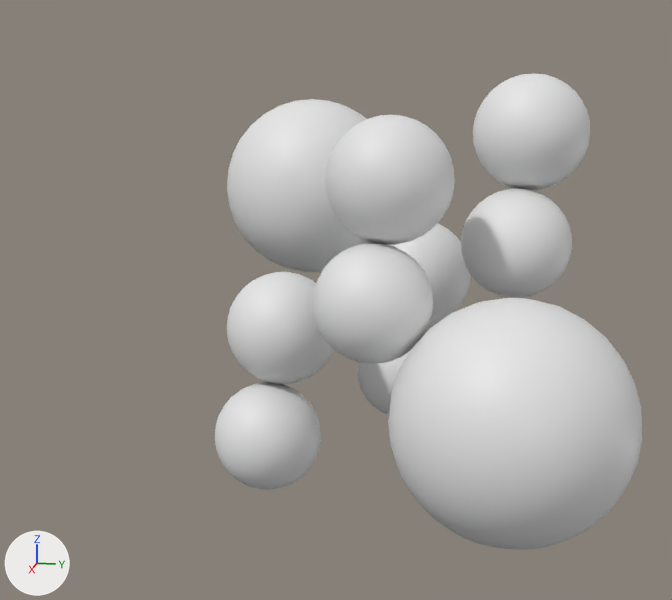
Before and after pictures for a commit that changed the Blender file spheres.blend.
One viewpoint serves both versions: a 50 mm camera at (85.0, 11.8, 15.0) aimed at (-5.9, -6.4, -7.7). Lighting does not change. The marker at lower left points along +X, +Y and +Z.
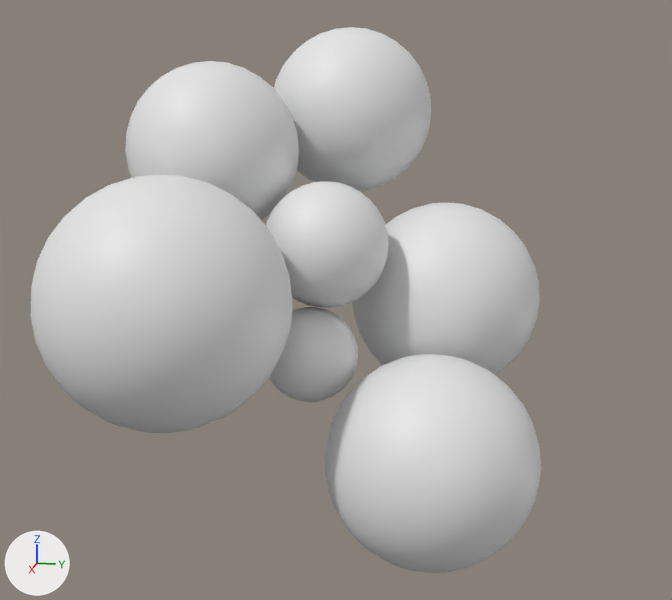
Where the change shows, as pixel boxes (x1, y1, x2, y2) in the pictures (672 x 600 px):
'Sphere.004', reshaped, moved
    before: (227, 99, 373, 272)
    after: (30, 175, 293, 433)
'Sphere.005', reshaped, moved (15% narrower, 13% shorter)
    before: (388, 298, 642, 550)
    after: (324, 354, 541, 573)
'Sphere.002', reshaped, moved
    before: (461, 189, 572, 298)
    after: (352, 203, 540, 375)
'Sphere.001', reshaped, moved
    before: (215, 382, 321, 490)
    after: (125, 61, 299, 221)
'Sphere.006', reshaped, moved
    before: (325, 115, 455, 245)
    after: (266, 181, 389, 308)
'Sphere.003', reshaped, moved
    before: (357, 331, 427, 415)
    after: (274, 27, 431, 191)
'Sphere', reshaped, moved (26% narrower, 21% shorter)
    before: (313, 243, 433, 364)
    after: (269, 307, 358, 402)
'Sphere.008', deleted
    before: (473, 73, 590, 190)
'Sphere.007', deleted
    before: (227, 272, 334, 384)
'Sphere.009', deleted
    before: (373, 223, 471, 325)
part 3 of me_sphere_312, deleted
    before: (461, 189, 572, 298)
part 4 of me_sphere_312, added
    after: (352, 203, 540, 375)
part 5 of me_sphere_313, deleted
    before: (357, 331, 427, 415)
part 6 of me_sphere_313, added
    after: (274, 27, 431, 191)

Diff of the bpy script that builds the scene:
```diff
--- a/spheres.blend.py
+++ b/spheres.blend.py
@@ me_sphere_310 @@
-me_sphere_310.from_pydata(...)  # 482 vertices, 512 faces; spans x -5.43..5.43, y -5.43..5.43, z -5.43..5.43
+me_sphere_310.from_pydata(...)  # 482 vertices, 512 faces; spans x -4.81..4.81, y -4.81..4.81, z -4.81..4.81
+# me_sphere_310 part 1: 482 vertices removed from x -5.43..5.43, y -5.43..5.43, z -5.43..5.43; 482 vertices added at x -4.81..4.81, y -4.81..4.81, z -4.81..4.81, forming a UV sphere (32 segments, 16 rings, poles along z)
@@ me_sphere_311 @@
-me_sphere_311.from_pydata(...)  # 482 vertices, 512 faces; spans x -5.48..5.48, y -5.48..5.48, z -5.48..5.48
+me_sphere_311.from_pydata(...)  # 482 vertices, 512 faces; spans x -9.03..9.03, y -9.03..9.03, z -9.03..9.03
+# me_sphere_311 part 2: 482 vertices removed from x -5.48..5.48, y -5.48..5.48, z -5.48..5.48; 482 vertices added at x -9.03..9.03, y -9.03..9.03, z -9.03..9.03, forming a UV sphere (32 segments, 16 rings, poles along z)
@@ me_sphere_312 @@
-me_sphere_312.from_pydata(...)  # 482 vertices, 512 faces; spans x -5.46..5.46, y -5.46..5.46, z -5.46..5.46
+me_sphere_312.from_pydata(...)  # 482 vertices, 512 faces; spans x -10.33..10.33, y -10.33..10.33, z -10.33..10.33
+# me_sphere_312 part 3: 482 vertices removed from x -5.46..5.46, y -5.46..5.46, z -5.46..5.46
+# me_sphere_312 part 4: 482 vertices added at x -10.33..10.33, y -10.33..10.33, z -10.33..10.33, forming a UV sphere (32 segments, 16 rings, poles along z)
@@ me_sphere_313 @@
-me_sphere_313.from_pydata(...)  # 482 vertices, 512 faces; spans x -5.22..5.22, y -5.22..5.22, z -5.22..5.22
+me_sphere_313.from_pydata(...)  # 482 vertices, 512 faces; spans x -9.24..9.24, y -9.24..9.24, z -9.24..9.24
+# me_sphere_313 part 5: 482 vertices removed from x -5.22..5.22, y -5.22..5.22, z -5.22..5.22
+# me_sphere_313 part 6: 482 vertices added at x -9.24..9.24, y -9.24..9.24, z -9.24..9.24, forming a UV sphere (32 segments, 16 rings, poles along z)
@@ me_sphere_314 @@
-me_sphere_314.from_pydata(...)  # 482 vertices, 512 faces; spans x -10.0..10.0, y -10.0..10.0, z -10.0..10.0
+me_sphere_314.from_pydata(...)  # 482 vertices, 512 faces; spans x -11.7..11.7, y -11.7..11.7, z -11.7..11.7
+# me_sphere_314 part 7: 482 vertices removed from x -10.0..10.0, y -10.0..10.0, z -10.0..10.0; 482 vertices added at x -11.7..11.7, y -11.7..11.7, z -11.7..11.7, forming a UV sphere (32 segments, 16 rings, poles along z)
@@ me_sphere_315 @@
-me_sphere_315.from_pydata(...)  # 482 vertices, 512 faces; spans x -10.7..10.7, y -10.7..10.7, z -10.7..10.7
+me_sphere_315.from_pydata(...)  # 482 vertices, 512 faces; spans x -10.4..10.4, y -10.4..10.4, z -10.4..10.4
+# me_sphere_315 part 8: 482 vertices removed from x -10.7..10.7, y -10.7..10.7, z -10.7..10.7; 482 vertices added at x -10.4..10.4, y -10.4..10.4, z -10.4..10.4, forming a UV sphere (32 segments, 16 rings, poles along z)
@@ me_sphere_316 @@
-me_sphere_316.from_pydata(...)  # 482 vertices, 512 faces; spans x -5.81..5.81, y -5.81..5.81, z -5.81..5.81
+me_sphere_316.from_pydata(...)  # 482 vertices, 512 faces; spans x -6.38..6.38, y -6.38..6.38, z -6.38..6.38
+# me_sphere_316 part 9: 482 vertices removed from x -5.81..5.81, y -5.81..5.81, z -5.81..5.81; 482 vertices added at x -6.38..6.38, y -6.38..6.38, z -6.38..6.38, forming a UV sphere (32 segments, 16 rings, poles along z)
@@ ob_sphere @@
 ob_sphere = bpy.data.objects.new('Sphere', me_sphere_310)
-ob_sphere.location = (4.4, -0.9, -5.3)
+ob_sphere.location = (-3.1, -8.4, -12.8)
@@ ob_sphere_001 @@
 ob_sphere_001 = bpy.data.objects.new('Sphere.001', me_sphere_311)
-ob_sphere_001.location = (-2.1, -12.8, -21.5)
+ob_sphere_001.location = (-9.6, -20.3, 7.0)
@@ ob_sphere_002 @@
 ob_sphere_002 = bpy.data.objects.new('Sphere.002', me_sphere_312)
-ob_sphere_002.location = (-8.6, 11.4, -1.7)
+ob_sphere_002.location = (-16.1, 3.9, -9.2)
@@ ob_sphere_003 @@
 ob_sphere_003 = bpy.data.objects.new('Sphere.003', me_sphere_313)
-ob_sphere_003.location = (-15.1, -0.4, -17.9)
+ob_sphere_003.location = (-22.6, -8.0, 10.6)
@@ ob_sphere_004 @@
 ob_sphere_004 = bpy.data.objects.new('Sphere.004', me_sphere_314)
-ob_sphere_004.location = (-21.6, -12.3, 1.9)
+ob_sphere_004.location = (6.9, -19.8, -5.6)
@@ ob_sphere_005 @@
 ob_sphere_005 = bpy.data.objects.new('Sphere.005', me_sphere_315)
-ob_sphere_005.location = (7.9, 11.9, -14.3)
+ob_sphere_005.location = (0.4, 4.4, -21.9)
@@ ob_sphere_006 @@
 ob_sphere_006 = bpy.data.objects.new('Sphere.006', me_sphere_316)
-ob_sphere_006.location = (1.4, 0.0, 5.5)
+ob_sphere_006.location = (-6.2, -7.5, -2.1)
@@ ob_sphere_007 @@
-ob_sphere_007 = bpy.data.objects.new('Sphere.007', me_sphere_317)
@@ ob_sphere_008 @@
-ob_sphere_008 = bpy.data.objects.new('Sphere.008', me_sphere_318)
@@ ob_sphere_009 @@
-ob_sphere_009 = bpy.data.objects.new('Sphere.009', me_sphere_319)
```
